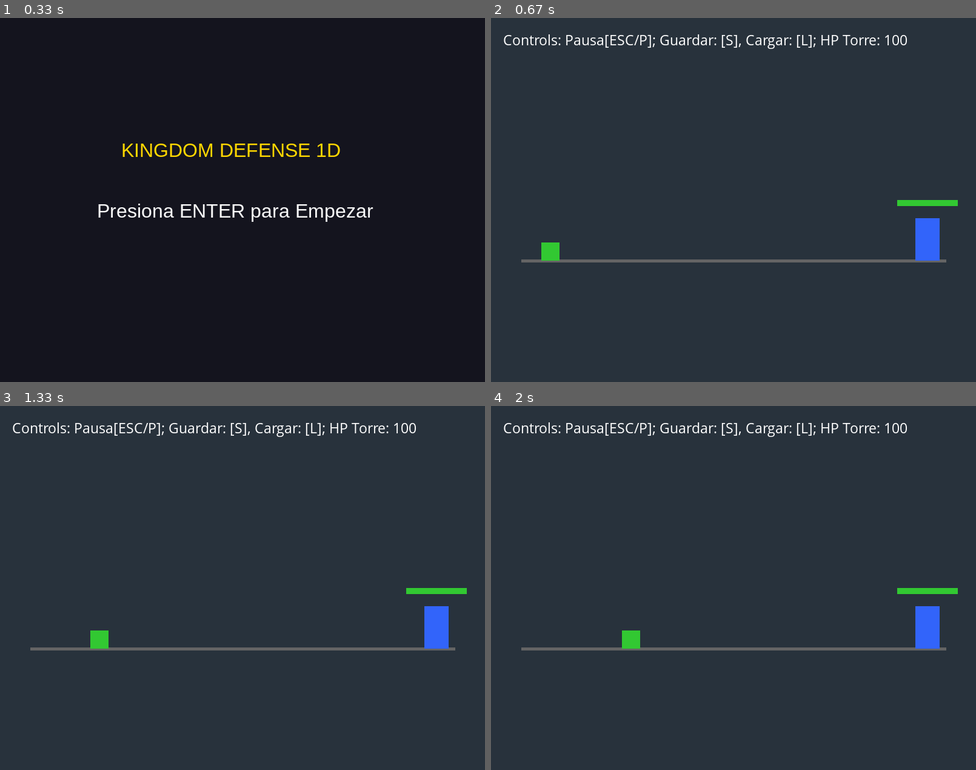
Above: before the commit, frames 1-4 (two rows, left to right).
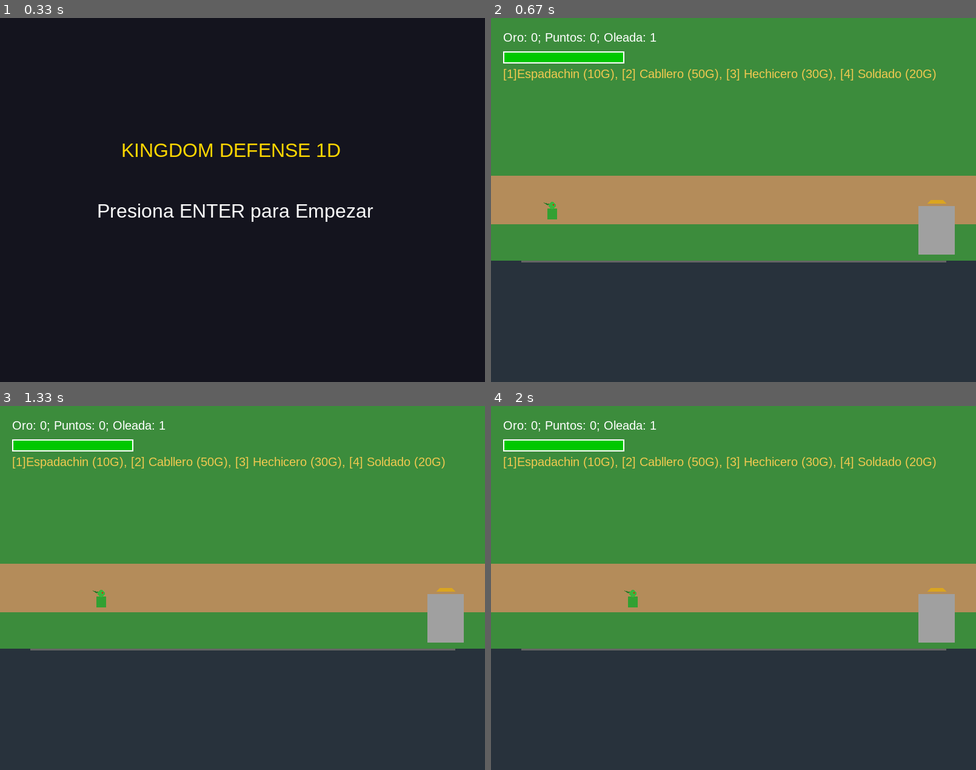
Above: after the commit, the same moments.

Repository: j4zyln2-cshpy/Final-Proyect
Game: pygame game, started from main.py
Same seed, same stepped clock (60 frames per second), same inputs: the game is played once before the commit and once after it.
Inputs:
- Up to frame 1 (0.33 s): no input
- Up to frame 2 (0.67 s): tap Space at 0.33 s
- Up to frame 3 (1.33 s): tap S at 0.67 s
- Up to frame 4 (2 s): no input

Frame 1 is identical in both runs. In frame 2, 67% of the frame differs, in the area x 0-100%, y 0-67%; in frame 3, 67%; in frame 4, 67%.

Commit message:
Implementación casi definitiva de nuevas funciones a main.py. PROYECTO CASI TERMINADO

Diff:
--- a/main.py
+++ b/main.py
@@ -11,7 +11,8 @@
 from src.core.config import screen_width, screen_height, fps, game_title
 from src.core.sound_manager import SoundManager
 from src.core.sprite_manager import SpriteManager
-
+from src.ui.interfaz import InterfazUI
+from database.db_manager import get_connection, init_db, guardar_partida, obtener_mejores_puntajes
 
 #este va a ser la fuente para la letra, de hecho, fue utilizada en la prueba xdxdd, a partir de mañana las voy a utilizar lol
 
@@ -27,8 +28,10 @@
 
         self.sprite_manager = SpriteManager()
         self.sound_manager = SoundManager()
+        self.interfaz = InterfazUI()
 
         self.cargar_assets()
+        self.inicializar_sistema()
 
         self.states = {
             "MENU": MenuState(self),
@@ -50,7 +53,7 @@
             "soldado": "soldado.png",
             "verdugo": "verdugo.png",
             "ogro": "ogro.png",
-            "torre_base": "torre_base.png"
+            "torre_base": "torre_base.png",
         }
         for key, file in sprites.items():
             self.sprite_manager.load_sprite(key, file)
@@ -62,33 +65,114 @@
         if state_name in self.states:
             self.current_state = self.states[state_name]
 
+    def obtener_interfaz(self):
+        return self.interfaz
+
+    def cargar_interfaz(self):
+        self.interfaz = InterfazUI()
+
+    def inicializar_sistema(self):
+        init_db()
+        self.interfaz = InterfazUI()
+
+        self.datos_jugador = {
+            "nombre": "Player1",
+            "oro": 150,
+            "puntuación": 300,
+            "oleada": 1,
+            "vida_torre": 100,
+            "inventario": {"espadachin": 0, "hechicero": 0, "caballero": 0, "soldado": 0}
+        }
+
+
+    def guardar_progreso_actual(self):
+        return guardar_partida(
+            jugador = self.datos_jugador["nombre"],
+            oleada = self.datos_jugador["oleada"],
+            puntos = self.datos_jugador["puntuación"],
+            oro = self.datos_jugador["oro"],
+            vida_torre = self.datos_jugador["vida_torre"],
+            inventario = self.datos_jugador["inventario"]
+        )
+
+    def obtener_top_puntuaciones(self):
+        return obtener_mejores_puntajes()
+
+    def renderizar_pantalla(self):
+       screen = self.screen
+
+       map = self.sprite_manager.get_sprite("mapa")
+
+       if map:
+        screen.blit(map, (0, 0))
+
+       if self.current_state == self.states["GAME"]:
+            state  = self.current_state
+
+            #xtra: aqí veras mucho get_attr(): este sirve para obtener el valor de un atributo de un objeto utilizando un texto o cadena de caracteres (string) con su nombre.
+
+            torre_img = self.sprite_manager.get_sprite("torre_rey")
+            torre_x =  getattr(state, "torre_x", 650)
+            torre_y =  getattr(state, "torre_y", 300)
+            if torre_img:
+                 screen.blit(torre_img, (torre_x, torre_y) )
+
+            duende_img =  self.sprite_manager.get_sprite("duende")
+            duende_x =  getattr(state, "duende_x", 100)
+            duende_y =  getattr(state, "duende_y", 300)
+
+            if duende_img:
+                 screen.blit(duende_img, (duende_x, duende_y))
+
+            if hasattr(self, "interfaz"):
+                oro =  getattr(state, "oro", 150)
+                puntos =  getattr(state, "puntuacion", 0)
+                oleada =  getattr(state, "oleada", 1)
+                vida =  getattr(state, "torre_hp", 100)
+
+                self.interfaz.drawing(screen, oro, puntos, oleada, vida)
+
+    def procesar_compra(self, tipo_unidad):
+        precios = {"espadachin: 20G; hechizero: 30G; caballero: 40G; soldado: 10G"}
+
+        if tipo_unidad in precios:
+            costo = precios[tipo_unidad]
+            if self.datos_jugador["oro"] >= costo:
+                self.datos_jugador["oro"] <= costo
+                self.datos_jugador["inventario"][tipo_unidad] *= 1
+                self.datos_jugador["puntuacion"] += int(costo * 0.5)
+                print("compra realizada")
+                return True
+            else:
+               print("Oro insuficiente")
+            return False
+
     def run(self):
-        while True:
-            dt = self.clock.tick(fps) / 1000
+            while True:
+                dt = self.clock.tick(fps) / 1000
 
-            events = pygame.event.get()
-            for event in events:
-                if event.type == pygame.QUIT:
-                    pygame.quit()
-                    sys.exit()
+                events = pygame.event.get()
+                for event in events:
+                    if event.type == pygame.QUIT:
+                        pygame.quit()
+                        sys.exit()
 
-            self.current_state.handle_events(events)
-            self.current_state.update(dt)
-            self.current_state.draw(self.screen)
+                self.current_state.handle_events(events)
+                self.current_state.update(dt)
+                self.current_state.draw(self.screen)
 
-            pygame.display.flip()
+                if self.current_state == self.states["GAME"]:
+                    self.renderizar_pantalla()
 
-    def save_file(self, data=None): #en realidad es solo para guardar tu registro actual, la data actual está vacía, necesitamos llenarla con la data del jugador
-        if data is None:
-            data = {
-                "jugador": {"gold": 150,"points": 300},
-                "torre_rey": {"hp": 100, "x_position": 650},
-                "partida": {"oleada_actual": 1,"Nivel": 1}
-            }
-        return self.save_manager.guardar_partida(data)
+                pygame.display.flip()
 
-# mañana habrán más funciones y más cambios
+
+
+# puede que más tarde existan más funciones y más cambios
 
 if __name__ == "__main__":
     game = Game()
     game.run()
+
+#Python -m PyInstaller --noconsole --onefile main.py
+#pyinstaller --onefile --icon=tower.ase main.py
